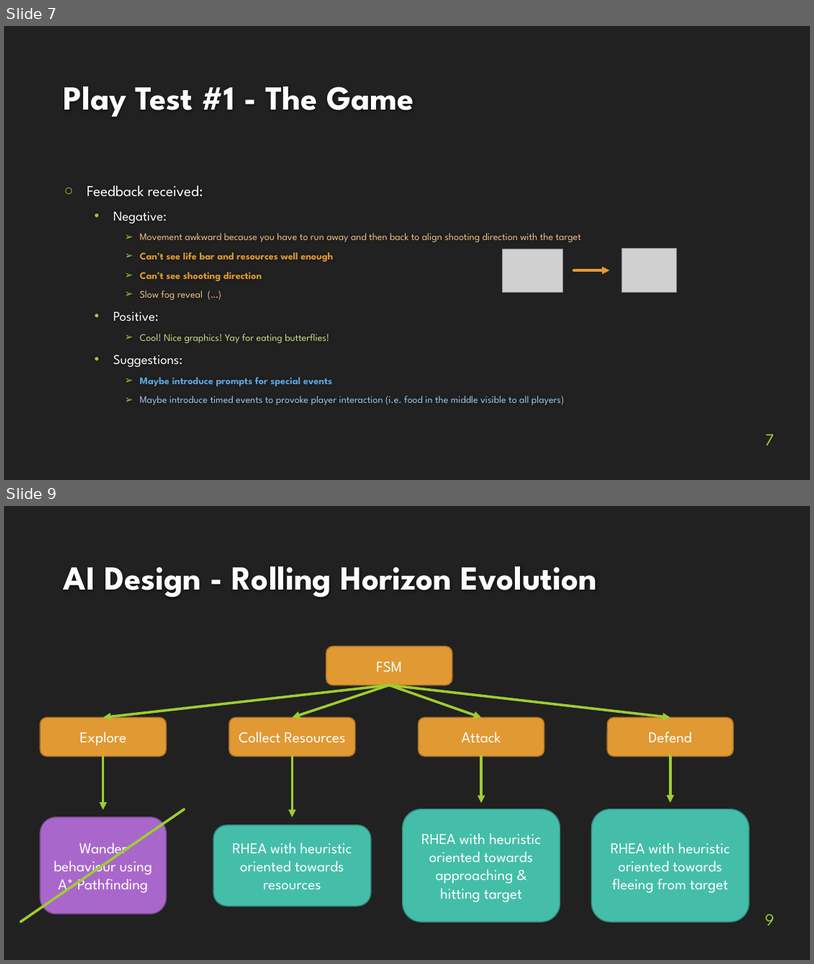
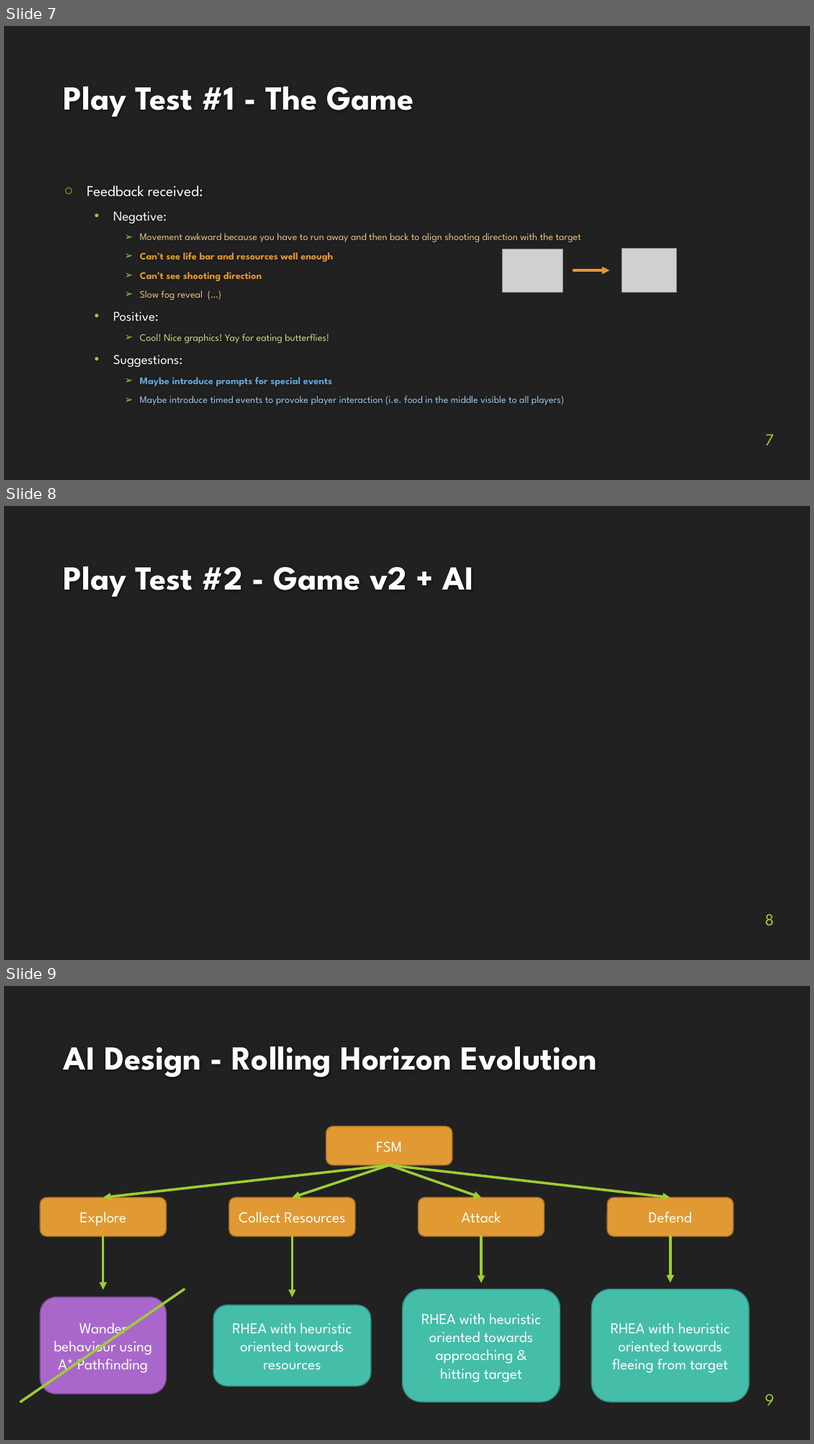
Before and after one commit to rdgain/Hunger-Games-VGDL, a slide deck: docs/final presentation.pptx. Shown one above the other, each under a label of ours: slides 7 and 9 before the commit, slides 7, 8 and 9 after it; the slides between them are not shown. The pictures are 814x964 and 814x1444 pixels, drawn with LibreOffice and Linux fonts; fonts in the diff are those of the drawing; grey boxes stand for pictures; background and template pictures are left out. Boxes give left, top, right and bottom in pixels: in the first picture for what was removed or moved away, otherwise in the second. Text is boxed around its words. In the diff, an @@ line names an element or a change of style, - is before the commit and + after.

```diff
--- a/docs/final presentation.pptx
+++ b/docs/final presentation.pptx
@@ slide 8 added at <box>4,506,810,960</box>, background #212121 @@
@@ title added at <box>64,566,474,597</box>, 40 pt, text #FEFEFE, bold @@
+Play Test #2 - Game v2 + AI
@@ page number added at <box>765,914,774,925</box>, 20 pt, text #9ECD33 @@
+8
```
Also in this commit, not shown: 4 other slides added, 1 slide removed, 17 other files.
